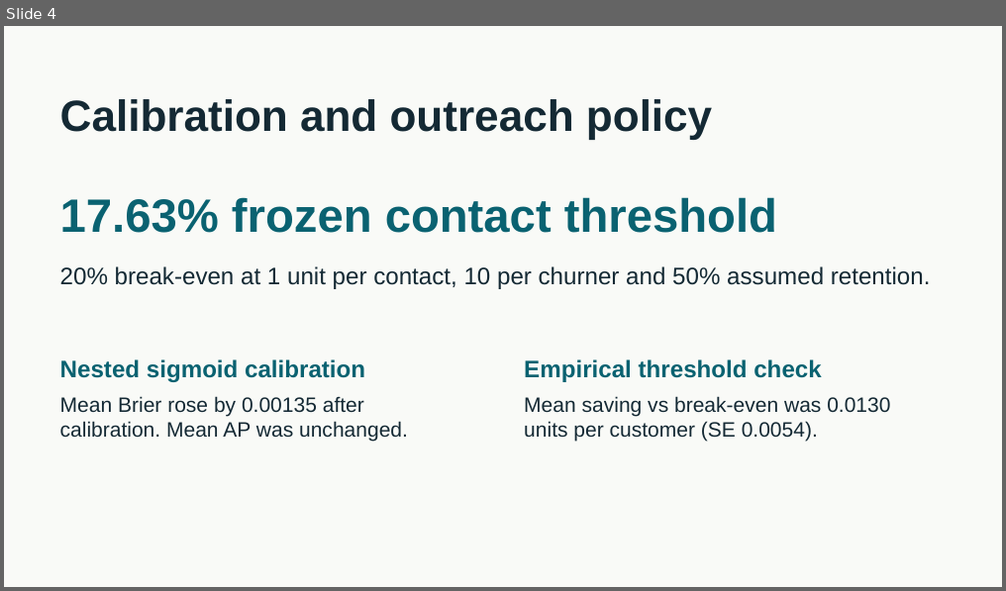
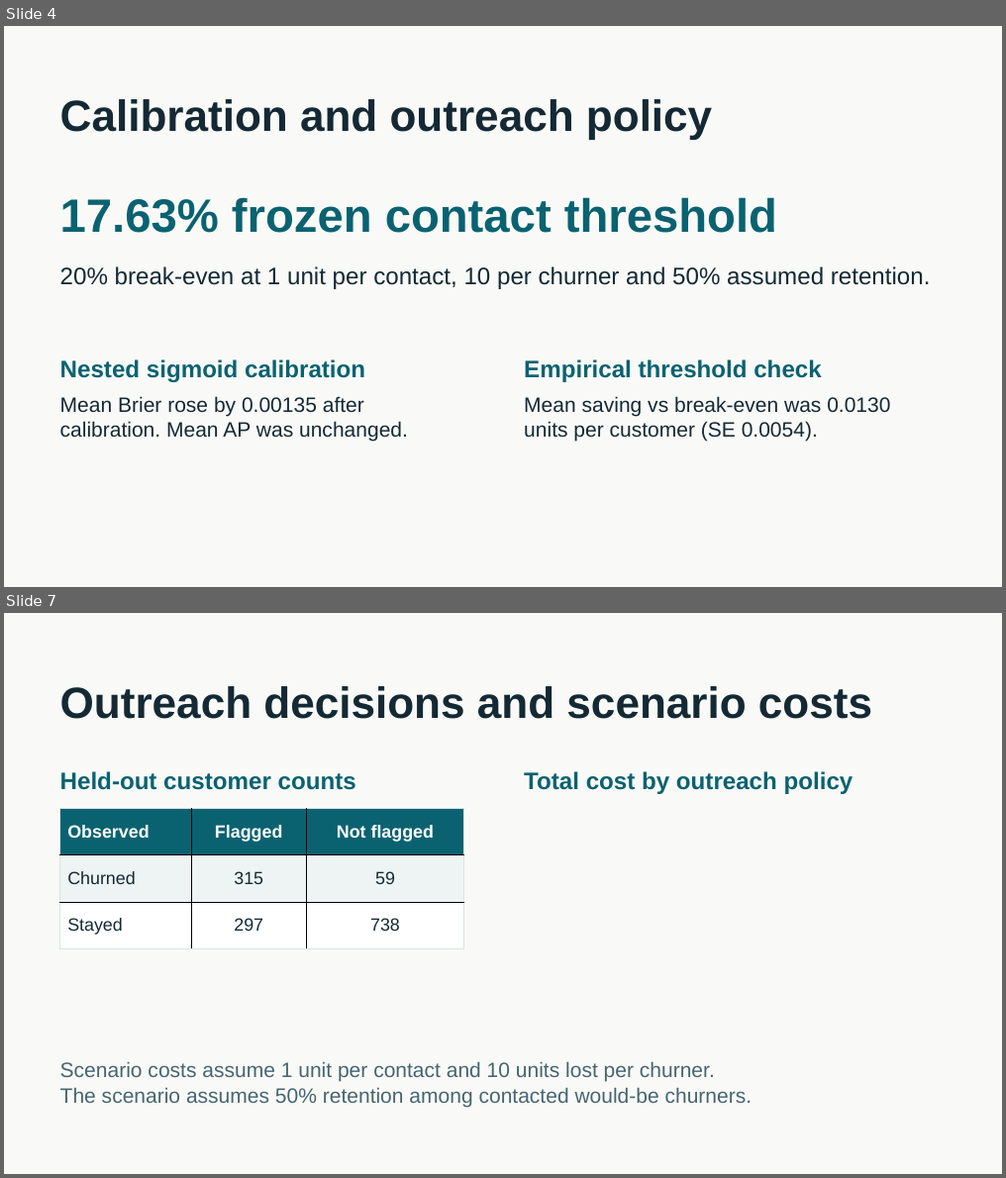
Before and after one commit to feras17009-stack/customer-churn-group-6, a slide deck: reports/churn_project_pitch.pptx. Shown one above the other, each under a label of ours: slide 4 before the commit, slides 4 and 7 after it; the slides between them are not shown. The pictures are 1006x591 and 1006x1178 pixels, drawn with LibreOffice and Linux fonts; fonts in the diff are those of the drawing. Boxes give left, top, right and bottom in pixels: in the first picture for what was removed or moved away, otherwise in the second. Text is boxed around its words. In the diff, an @@ line names an element or a change of style, - is before the commit and + after.

```diff
--- a/reports/churn_project_pitch.pptx
+++ b/reports/churn_project_pitch.pptx
@@ slide 7 added at <box>4,613,1002,1174</box>, background #F9FAF7 @@
@@ text added at <box>60,686,872,719</box>, 42 pt, text #142934, bold @@
+Outreach decisions and scenario costs
@@ text added at <box>60,771,356,790</box>, 23 pt, text #0A6271, bold @@
+Held-out customer counts
@@ text added at <box>524,771,853,794</box>, 23 pt, text #0A6271, bold @@
+Total cost by outreach policy
@@ table added at <box>60,808,463,950</box>, 3 rows, 3 columns @@
+Observed | Flagged | Not flagged
+Churned | 315 | 59
+Stayed | 297 | 738
@@ text added at <box>60,1061,752,1107</box>, 20 pt, text #466571 @@
+Scenario costs assume 1 unit per contact and 10 units lost per churner.
+The scenario assumes 50% retention among contacted would-be churners.
```
Also in this commit, not shown: 1 slide changed, 1 other slide added, 1 slide removed, 1 other file.
